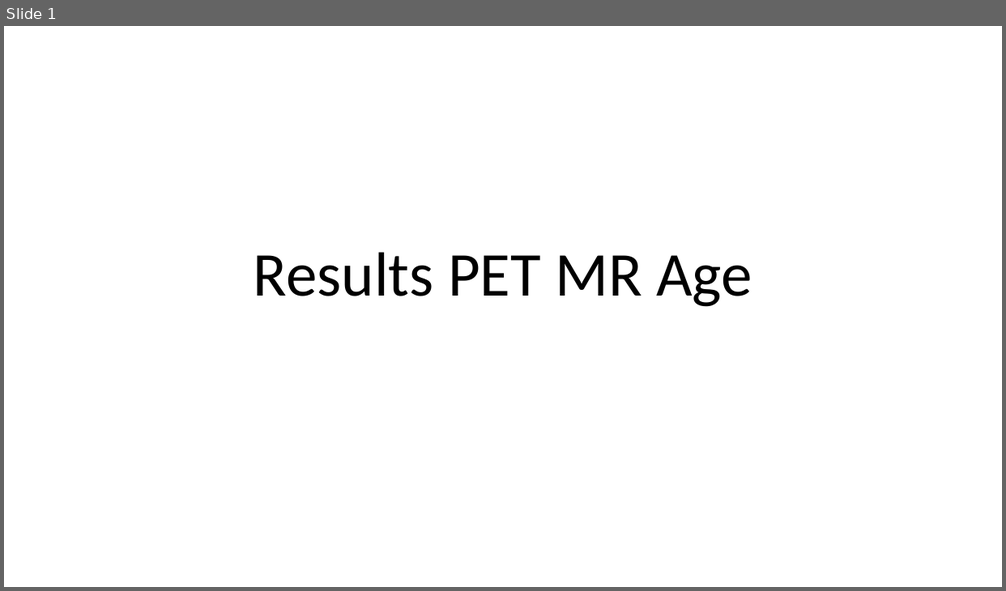
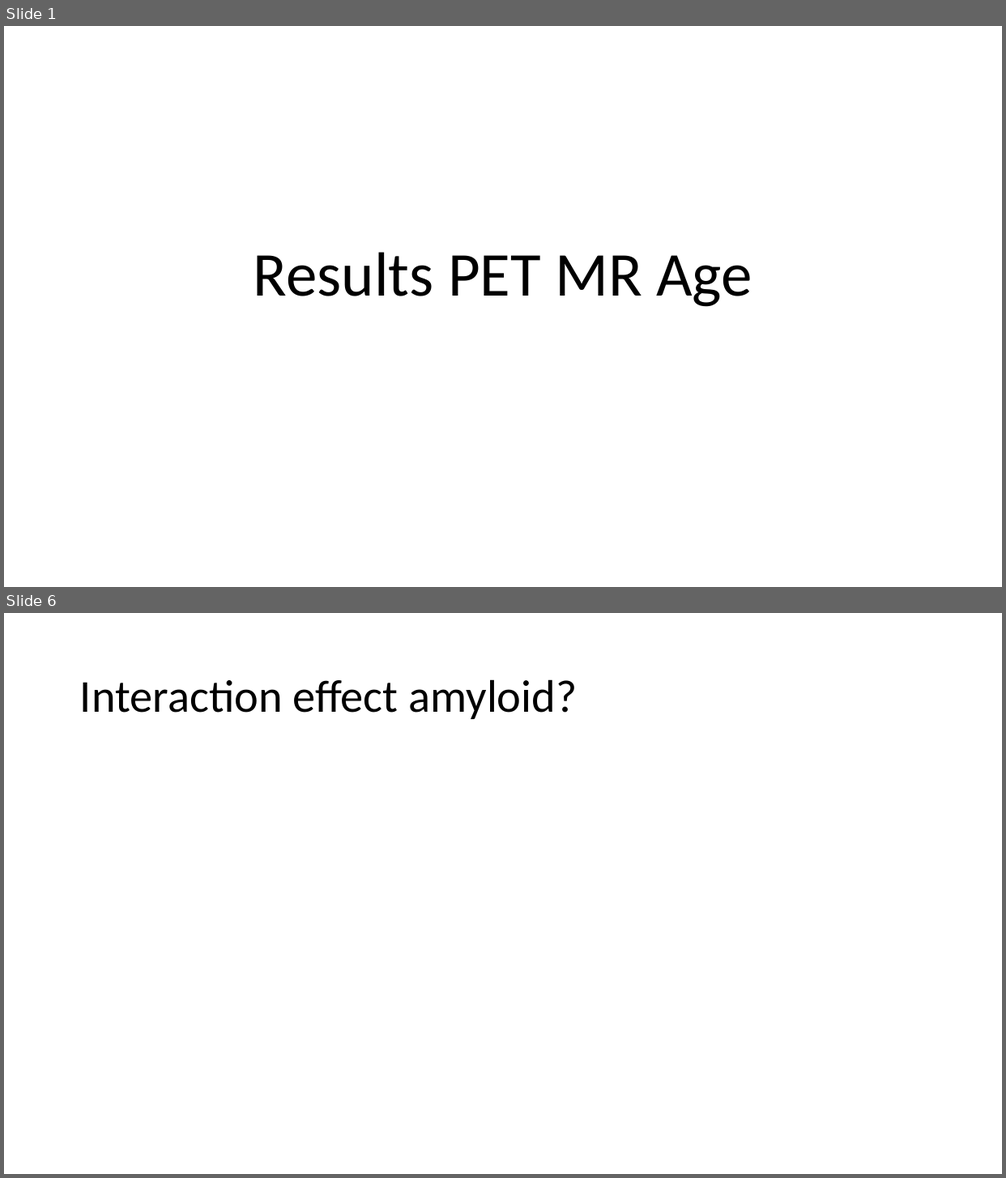
Before and after one commit to elenadoe/Brain_Age_PET_MRI, a slide deck: results/Results PET MR Age.pptx. Shown one above the other, each under a label of ours: slide 1 before the commit, slides 1 and 6 after it; the slides between them are not shown. The pictures are 1006x591 and 1006x1178 pixels, drawn with LibreOffice and Linux fonts; fonts in the diff are those of the drawing. Boxes give left, top, right and bottom in pixels: in the first picture for what was removed or moved away, otherwise in the second. Text is boxed around its words. In the diff, an @@ line names an element or a change of style, - is before the commit and + after.

```diff
--- a/results/Results PET MR Age.pptx
+++ b/results/Results PET MR Age.pptx
@@ slide 6 added at (4,613,1002,1174), background #FFFFFF @@
@@ title added at (80,679,577,719), 44 pt, text #000000 @@
+Interaction effect amyloid?
```
Also in this commit, not shown: 3 slides changed, 8 other slides added, 23 slides removed.
